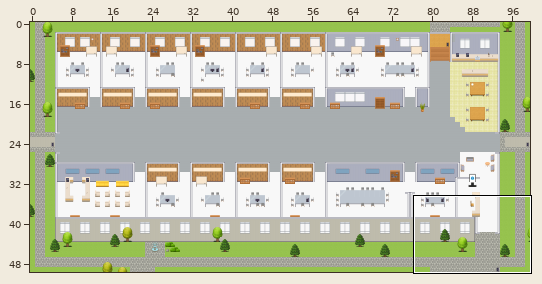
Tiled map (JSON): maps/Cyber-Defense-Center-Platform.tmj. The first picture is a wide view before the edit; the outline marks the close-up.
Close-up. Before:
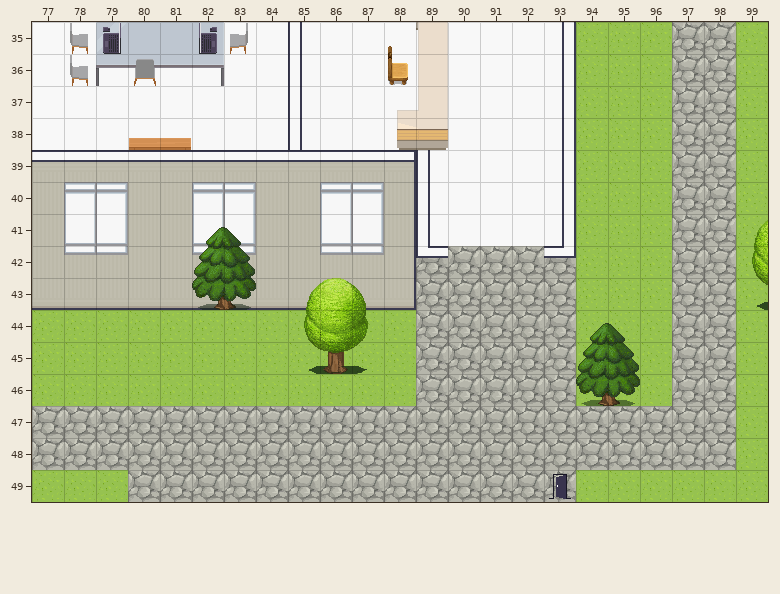
Cells are 32x32 px. Shown: x 77..99, y 35..49.
The same view after the edit:
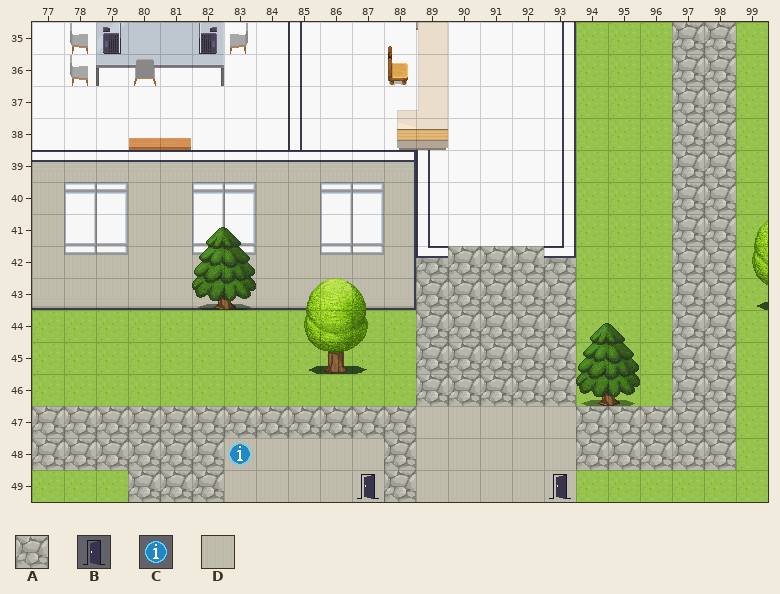
Key: from "Exterior": A 638; from "User_Zones": B 65, C 104; from "room2": D 328.
_ is an empty cell.
From old to new:
Layer "outside":
y 47: x 89..93 AAAAA -> DDDDD
y 48..49: x 83..87 AAAAA -> DDDDD; x 89..93 AAAAA -> DDDDD
Layer "zones":
y 48: x 83 _ -> C
y 49: x 87 _ -> B
